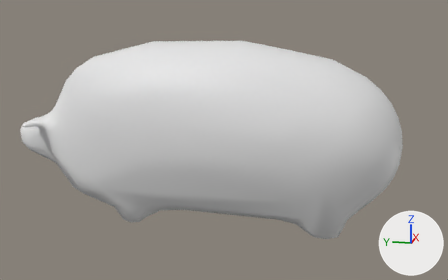
Before and after pictures for a commit that changed the FBX model 30-50 feral frictionless hogs/Assets/Prefabs/Oathog.fbx.
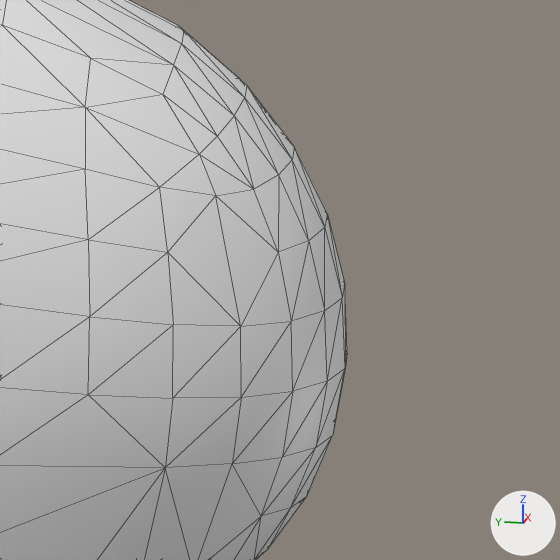
Each version is shown whole from a camera (50 mm lens) standing at (-7.18, -1.6, 2.8) and looking at (0.01, -0.16, 1.0), then close up on the part from 73% to 100% of the width and 26% to 68% of the height. Lighting does not change. The marker at lower right points along +X, +Y and +Z. The close-ups show mesh edges as thin lines. Materials are left out; every surface is plain grey. Where no turn or scale is listed for an object, it has been applied to the vertices.

The scene before the commit, as lines of its bpy script (objects in view):
```python
me_oathogmesh = bpy.data.meshes.new('OathogMesh')
me_oathogmesh.from_pydata(...)  # 569 vertices, 1100 faces; spans x -0.87..0.87, y -2.25..2.51, z 0.02..2.2
me_oathogmesh.materials.append(mat_oathogmat)
ob_oathogoptimized = bpy.data.objects.new('OathogOptimized', me_oathogmesh)
ob_oathogoptimized.location = (0.0, 0.0, 0.0)
```
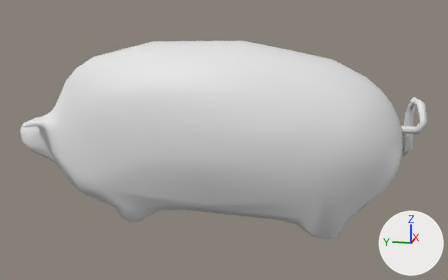
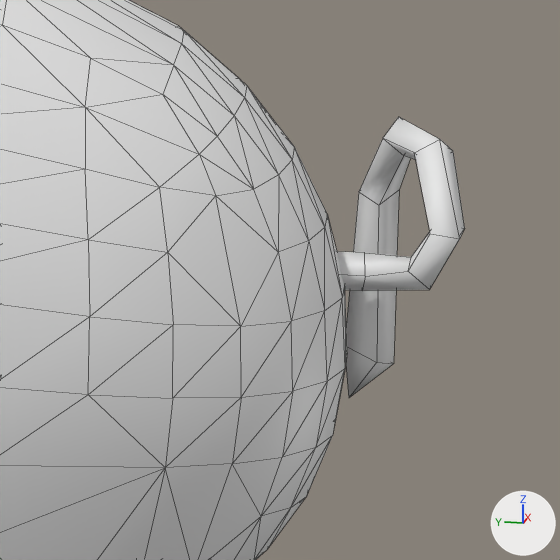
Changed parts and their boxes [x1, y1, x2, y2] in the close-ups (560 x 560 px):
'PigtailOpti', added: after [337, 117, 465, 398]

Edits to the bpy script that builds the scene:
```text
Add me_cube_002:
    me_cube_002.from_pydata(...)  # 33 vertices, 32 faces; spans x -0.182..0.206, y -0.246..0.049, z -0.354..0.371
Add ob_pigtailopti:
    ob_pigtailopti = bpy.data.objects.new('PigtailOpti', me_cube_002)
    ob_pigtailopti.location = (0.0, -2.243, 1.229)
```
